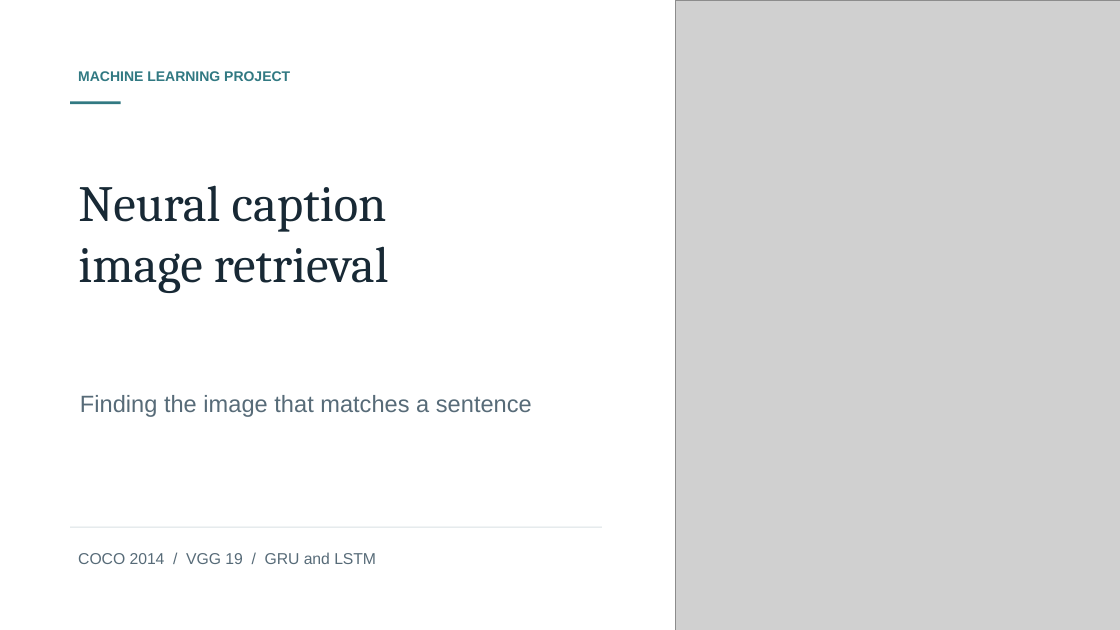
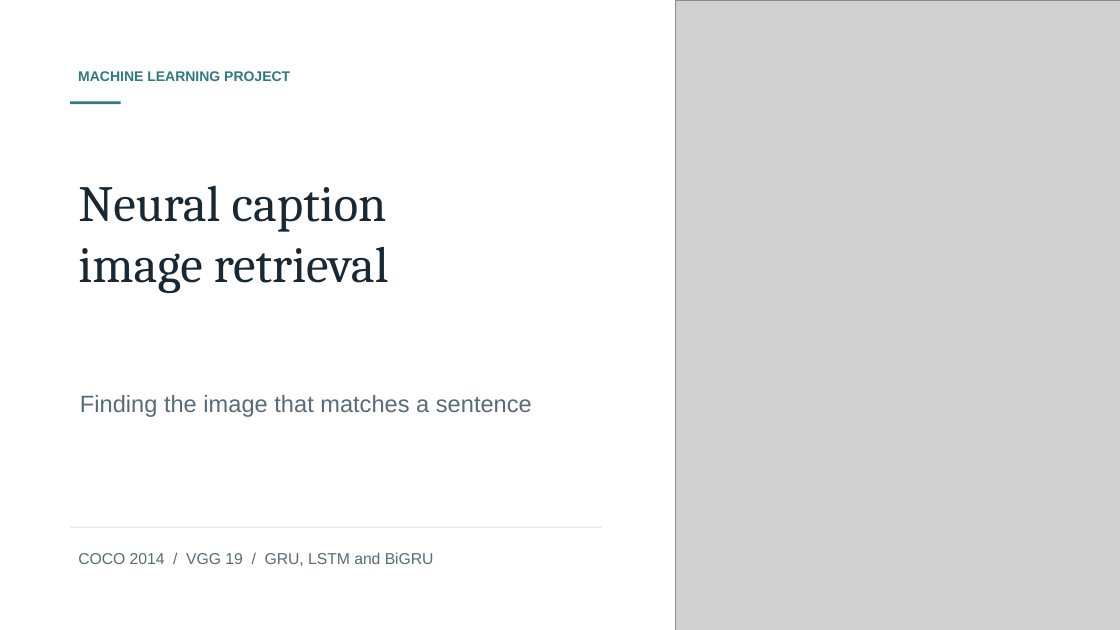
Before and after one commit to kishansaaai/ML_PROJECT, a slide deck: slide 1 of ML_PROJECT_review.pptx. Drawn at 1120x630 pixels with LibreOffice and Linux fonts; fonts in the diff are those of the drawing; grey boxes stand for pictures. Boxes give left, top, right and bottom in pixels: in the first picture for what was removed or moved away, otherwise in the second. Text is boxed around its words. In the diff, an @@ line names an element or a change of style, - is before the commit and + after.

```diff
--- a/ML_PROJECT_review.pptx
+++ b/ML_PROJECT_review.pptx
@@ text at (78,552,434,566): text changed @@
-COCO 2014 / VGG 19 / GRU and LSTM
+COCO 2014 / VGG 19 / GRU, LSTM and BiGRU
```
Also in this commit, not shown: 7 other slides changed, 6 slides added, 2 slides removed, 13 other files.
